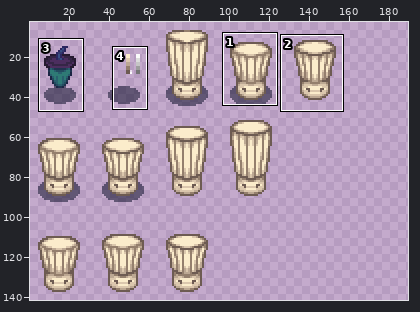
Pixel-art file: src/- Resource Dump/Aseprite/chef_hat.ase. Above: a wide view before the commit, with the close-up outlined.
Close-up. Before the edit:
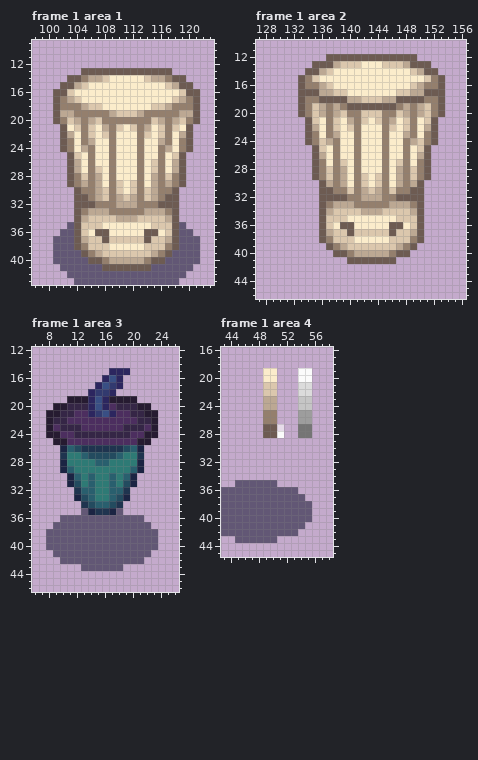
256x256 pixels, 1 frame. Colours within 5 levels of each other are drawn and written as one. Shown: frame 1 area 1: x 98..123, y 9..43; frame 1 area 2: x 127..156, y 10..46; frame 1 area 3: x 6..26, y 12..46; frame 1 area 4: x 43..58, y 16..45. The wide view leaves out empty margins. The commit also changed other frames or places, which this record leaves out.
The same view after the edit:
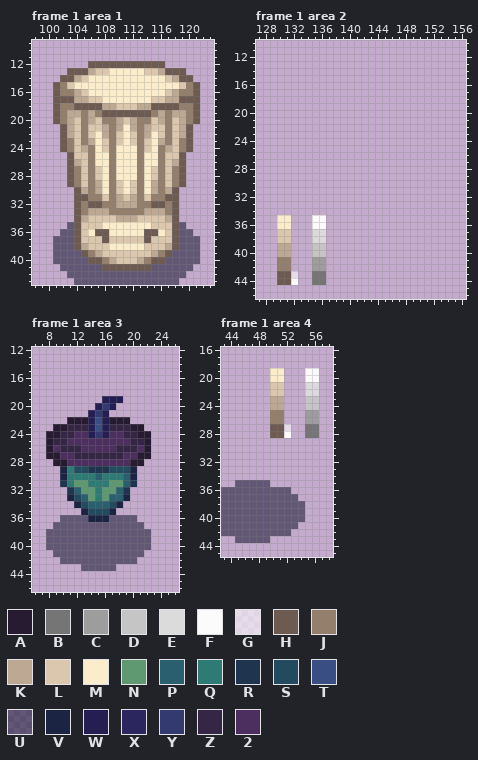
Palette (. is transparent): A #261b31  B #757575  C #9d9d9d  D #c5c5c5  E #dbdbdb  F #fbfbfb  G #ffffff93  H #6d5b52  J #947f6d  K #bca893  L #dbc7ad  M #fbeccb  N #5f9971  P #295f6e  Q #2e7a75  R #1f344f  S #234b5f  T #394f84  U #01041e80  V #1b2443  W #241e52  X #2c265f  Y #323a6f  Z #352646  2 #4c2e5f
The exact change:
Frame 1 area 1, layer "Layer 1":
y 12: x 106..116 ........... -> HHHHHHHHHHH
y 13: x 103..104 .. -> HH; x 106..116 HHHHHHHHHHH -> KLLMMMMMLLK; x 118..119 .. -> HH
y 14: x 102 . -> H; x 104..108 HJKKL -> KLMMM; x 114..118 LKKJH -> MMMLK; x 120 . -> H
y 15: x 101..105 .HHKL -> HJLMM; x 117..121 LKHH. -> MMLJH
y 16: x 102..105 HLMM -> JJKL; x 117..120 MMLH -> LKJJ
y 17: x 102..107 JKLMMM -> HHKKLL; x 115..120 MMMLKJ -> LLKKHH
y 18: x 104..118 JKLLMMMMMMMLLKJ -> HHHHKKLLLKKHHHH
y 19: x 102 K -> J; x 104 J -> K; x 106 J -> K; x 108..114 JKLLLKJ -> HHHHHHH; x 116 J -> K; x 118 J -> K; x 120 K -> J
y 20: x 103..104 LK -> KL; x 110..112 JJJ -> KLK; x 118..119 KL -> LK
y 21: x 103 M -> K; x 107 M -> L; x 110 L -> K; x 112 L -> K; x 115 M -> L; x 119 M -> K
y 22: x 104 M -> L; x 108 L -> K; x 110 M -> L; x 112 M -> L; x 114 L -> K; x 118 M -> L
y 23: x 104 M -> L; x 108 M -> L; x 110 M -> L; x 112 M -> L; x 114 M -> L; x 118 M -> L
y 24: x 104 M -> L; x 108 M -> L; x 114 M -> L; x 118 M -> L
y 25: x 105 M -> L; x 117 M -> L
y 26: x 105 M -> L; x 115 L -> M; x 117 M -> L
y 27: x 104..105 KM -> JL; x 117..118 MK -> LJ
y 28: x 107 K -> L; x 115 K -> L
y 29: x 105 K -> L; x 117 K -> L
y 30: x 105 J -> K; x 108 L -> M; x 114 L -> M; x 117 J -> K
y 31: x 107 K -> J; x 115 K -> J
y 32: x 105 H -> J; x 107 J -> H; x 115 J -> H; x 117 H -> J
y 37: x 105 K -> L; x 117 K -> L
y 38: x 105 J -> K; x 117 J -> K
y 40: x 110..112 KKK -> LLL
Frame 1 area 2, layer "Layer 1":
y 12: x 137..149 HHHHHHHHHHHHH -> .............
y 13: x 135..151 HHHKLLLMMMLLLKHHH -> .................
y 14: x 134..152 HHKLMMMMMMMMMMMLKHH -> ...................
y 15: x 133..153 HJLMMMMMMMMMMMMMMMLJH -> .....................
y 16: x 133..153 HJJKLMMMMMMMMMMMLKJJH -> .....................
y 17: x 133..153 HHHKKLLMMMMMMMLLKKHHH -> .....................
y 18: x 133..153 HJJHHHHKKLLLKKHHHHJJH -> .....................
y 19: x 133..153 HJLKJKJHHHHHHHJKJKLJH -> .....................
y 20: x 133..153 HJLKJKLJJLLLJJLKJKLJH -> .....................
y 21: x 134..152 HLMJLMKJLMLJKMLJMLH -> ...................
y 22: x 134..152 HKMJLMLJMMMJLMLJMKH -> ...................
y 23: x 134..152 HJMJKMMJMMMJMMKJMJH -> ...................
y 24: x 134..152 HJLKJMMJMMMJMMJKLJH -> ...................
y 25: x 135..151 HLMJMMJMMMJMMJMLH -> .................
y 26: x 135..151 HKMJMMJMMMJMMJMKH -> .................
y 27: x 135..151 HJMJLMJMMMJMLJMJH -> .................
y 28: x 135..151 HJLJKMJMMMJMKJLJH -> .................
y 29: x 135..151 HJLJKMJLMLJMKJLJH -> .................
y 30: x 136..150 HKJKMJLMLJMKJKH -> ...............
y 31: x 136..150 HHJJLJKLKJLJJHH -> ...............
y 32: x 136..150 HHHHJJKKKJJHHHH -> ...............
y 33: x 136..150 HJKKKJJJJJKKKJH -> ...............
y 34: x 136..150 HKLLLLKKKLLLLKH -> ...............
y 35: x 130..131 .. -> MM; x 135..150 .HLLLMMMMMMMLLLH -> FF..............
y 36: x 130..131 .. -> MM; x 135..150 .HLMHHMMMMMHHMLH -> FF..............
y 37: x 130..131 .. -> LL; x 135..150 .HKLLHLLLLLHLLKH -> EE..............
y 38: x 130..131 .. -> LL; x 135..150 .HJLLLMMMMMLLLJH -> EE..............
y 39: x 130..131 .. -> KK; x 135..149 ..HJKLLLLLLLKJH -> DD.............
y 40: x 130..131 .. -> KK; x 135..136 .. -> DD; x 138..148 HHJKKKKKJHH -> ...........
y 41: x 130..131 .. -> JJ; x 135..136 .. -> CC; x 140..146 HHHHHHH -> .......
y 42: x 130..131 .. -> JJ; x 135..136 .. -> CC
y 43: x 130..132 ... -> HHG; x 135..136 .. -> BB
y 44: x 130..132 ... -> HHF; x 135..136 .. -> BB
Frame 1 area 3, layers "Layer 1", "Shadow":
y 15: x 17..19 XXX -> ...
y 16: x 16..18 XTX -> ...
y 17: x 15..18 XTYX -> ....
y 18: x 14..17 XYYX -> ....
y 19: x 11..20 AAAXTXAAAA -> .....WWW..
y 20: x 9..22 AAZZZXTX2ZZZAA -> ......WYW.....
y 21: x 8..14 AAZZ22X -> ......W; x 16..23 TX22ZZAA -> W.......
y 22: x 8..23 AZZ2222222222ZZA -> ...AAAWTWAAA....
y 23: x 8..10 A2Z -> .AA; x 13..18 222222 -> ZWTWZZ; x 20..23 ZZ2A -> AA..
y 24: x 10..18 22ZZZZZZZ -> ZZ22WYW22; x 20..21 22 -> ZA; x 23 A -> .
y 25: x 8..10 .AA -> AZZ; x 20..21 2A -> ZZ
y 26: x 8..22 ..VPSRRRRRRSPV. -> A2ZZZ22222ZZZ2A
y 27: x 8..22 ..RQQPSSSSPQQR. -> AA22ZZZZZZZ22AA
y 28: x 9..21 .VQQQQPPQQQQV -> AA222222222AA
y 29: x 11..21 PQQQQQQQQPV -> QSSRRRSSSV.
y 30: x 10..12 .VP -> VQQ; x 14..15 PQ -> QP; x 17 P -> Q
y 31: x 10..14 .VSQP -> RQNNQ; x 17..20 PQSV -> NNPR
y 32: x 11..14 .RPP -> RPNN; x 16..17 QP -> NN
y 33: x 11..14 .VSP -> VSPN; x 16 Q -> N; x 18 S -> P
y 34: x 12..14 .RS -> VSP; x 18 R -> V
y 35: x 13..16 UVRR -> VSSS; x 18 U -> .
y 36: x 14..16 UUU -> VVV; x 21 U -> .
y 37: x 22 U -> .
y 38..40: x 23 U -> .
y 41: x 22 U -> .
y 42: x 21 U -> .
y 43: x 18 U -> .
Frame 1 area 4, layers "Layer 1", "Shadow":
y 19..20: x 49 M -> .; x 51 . -> M; x 54 F -> .; x 56 . -> F
y 21..22: x 49 L -> .; x 51 . -> L; x 54 E -> .; x 56 . -> E
y 23..24: x 49 K -> .; x 51 . -> K; x 54 D -> .; x 56 . -> D
y 25..26: x 49 J -> .; x 51 . -> J; x 54 C -> .; x 56 . -> C
y 27: x 49 H -> .; x 51..52 G. -> HG; x 54 B -> .; x 56 . -> B
y 28: x 49 H -> .; x 51..52 F. -> HF; x 54 B -> .; x 56 . -> B
y 35: x 50 U -> .
y 36: x 53 U -> .
y 37: x 54 U -> .
y 38..40: x 55 U -> .
y 41: x 54 U -> .
y 42: x 53 U -> .
y 43: x 50 U -> .
Where, in picture pixels (left, top, right, bottom), the same in both close-ups:
changed: (53, 61, 200, 208)
changed: (81, 236, 88, 250)
changed: (165, 236, 172, 250)
changed: (116, 257, 137, 264)
changed: (277, 54, 445, 285)
changed: (46, 368, 158, 571)
changed: (263, 368, 319, 438)
erased: (270, 480, 312, 543)
